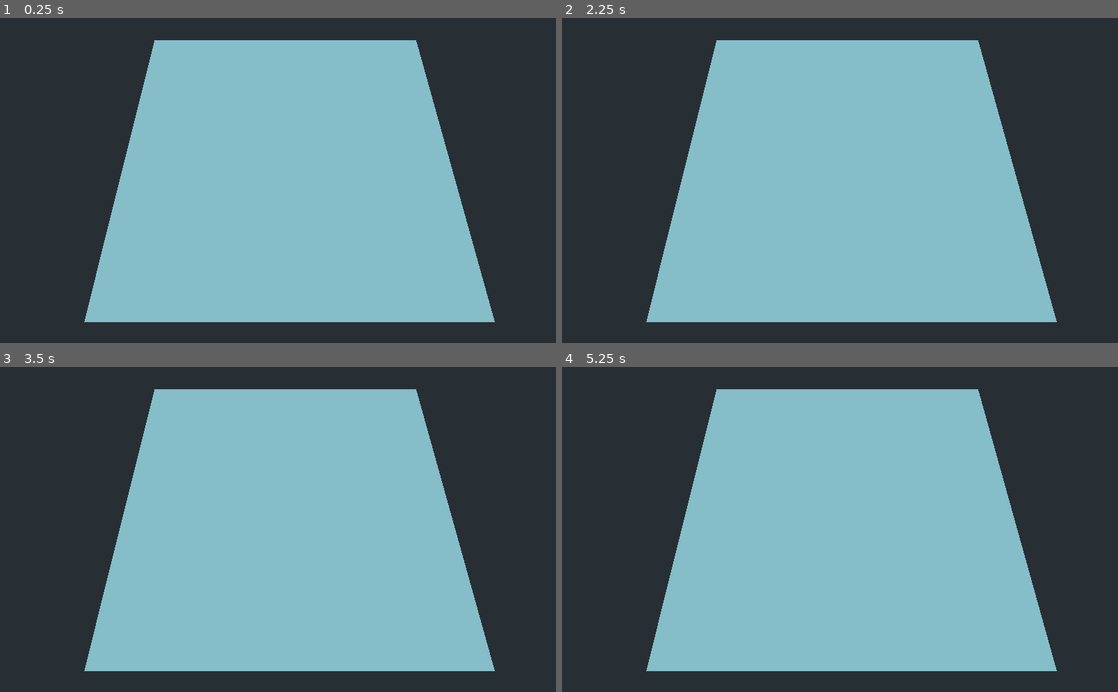
Above: before the commit, frames 1-4 (two rows, left to right).
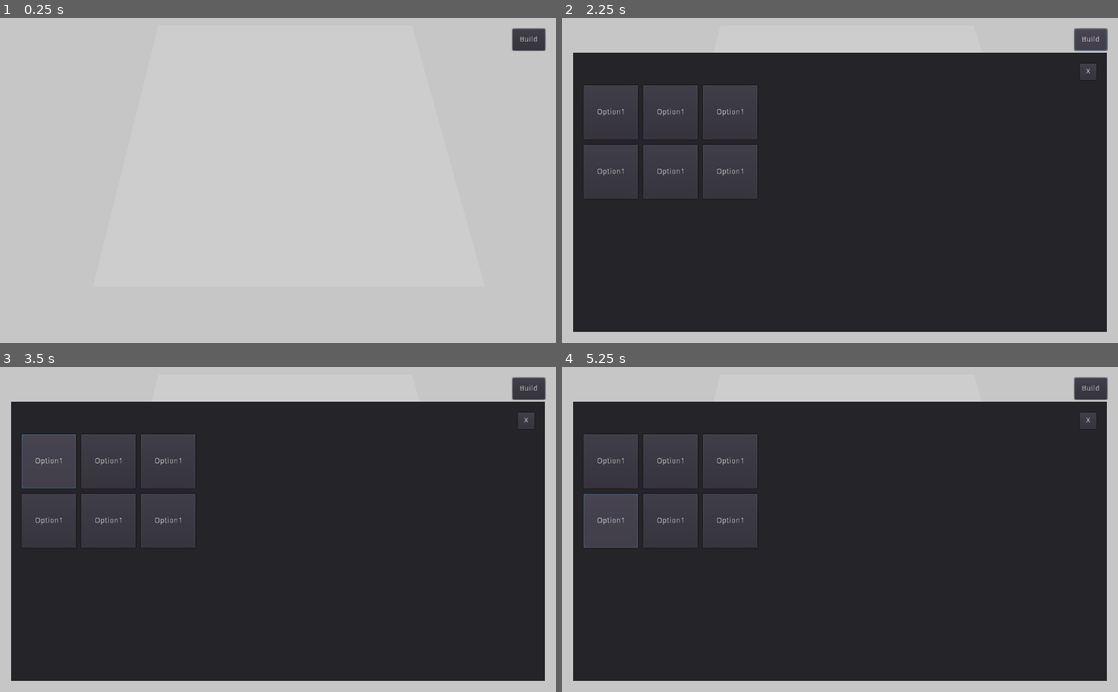
Above: after the commit, the same moments.

Repository: jamiebuckley/refactor-godot
Game: Godot game, scene res://Main.tscn
Same seed, same stepped clock (60 frames per second), same inputs: the game is played once before the commit and once after it.
Inputs (mouse positions are in pixels of both pictures, inside the frame that each line leads up to):
- Up to frame 1 (0.25 s): no input
- Up to frame 2 (2.25 s): click (1090, 40) at 0.5 s, where only the run after the commit has a clickable "Build"; click (1090, 70) at 1.25 s, where only the run after the commit has a clickable "X"; click (1090, 40) at 2 s, where only the run after the commit has a clickable "Build"
- Up to frame 3 (3.5 s): click (50, 461) at 2.75 s, where only the run after the commit has a clickable "Option1"
- Up to frame 4 (5.25 s): click (673, 461) at 3.5 s, where only the run after the commit has a clickable "Option1"; click (728, 461) at 4.25 s, where only the run after the commit has a clickable "Option1"; click (612, 519) at 5 s, where only the run after the commit has a clickable "Option1"

The runs differ from the first frame. In frame 1, 100% of the frame differs, in the area x 0-100%, y 0-100%; in frame 2, 69%; in frame 3, 70%; in frame 4, 70%.

Commit message:
Implemented 'picker' behaviour, tracking raycasted mouse

Diff:
--- /dev/null
+++ b/Assets/Textures/picker.svg
@@ -0,0 +1,90 @@
+<?xml version="1.0" encoding="UTF-8" standalone="no"?>
+<!-- Created with Inkscape (http://www.inkscape.org/) -->
+
+<svg
+   xmlns:dc="http://purl.org/dc/elements/1.1/"
+   xmlns:cc="http://creativecommons.org/ns#"
+   xmlns:rdf="http://www.w3.org/1999/02/22-rdf-syntax-ns#"
+   xmlns:svg="http://www.w3.org/2000/svg"
+   xmlns="http://www.w3.org/2000/svg"
+   xmlns:sodipodi="http://sodipodi.sourceforge.net/DTD/sodipodi-0.dtd"
+   xmlns:inkscape="http://www.inkscape.org/namespaces/inkscape"
+   width="512"
+   height="512"
+   viewBox="0 0 135.46666 135.46667"
+   version="1.1"
+   id="svg8"
+   inkscape:version="0.92.4 (unknown)"
+   sodipodi:docname="picker.svg"
+   inkscape:export-filename="/home/jamie/Code/Godot/refactor-godot/Assets/Textures/picker.png"
+   inkscape:export-xdpi="96"
+   inkscape:export-ydpi="96">
+  <defs
+     id="defs2">
+    <clipPath
+       clipPathUnits="userSpaceOnUse"
+       id="clipPath859">
+      <rect
+         style="opacity:1;fill:#4aaf5c;fill-opacity:1;stroke:none;stroke-width:1.32291663;stroke-miterlimit:4;stroke-dasharray:3.96874995, 1.32291665;stroke-dashoffset:50;stroke-opacity:1;paint-order:markers stroke fill"
+         id="rect861"
+         width="135.46666"
+         height="135.46666"
+         x="0"
+         y="161.53333"
+         ry="0.26458597" />
+    </clipPath>
+  </defs>
+  <sodipodi:namedview
+     id="base"
+     pagecolor="#ffffff"
+     bordercolor="#666666"
+     borderopacity="1.0"
+     inkscape:pageopacity="0.0"
+     inkscape:pageshadow="2"
+     inkscape:zoom="1.4"
+     inkscape:cx="206.21323"
+     inkscape:cy="256.92917"
+     inkscape:document-units="mm"
+     inkscape:current-layer="layer1"
+     showgrid="true"
+     units="px"
+     inkscape:window-width="1853"
+     inkscape:window-height="1016"
+     inkscape:window-x="67"
+     inkscape:window-y="27"
+     inkscape:window-maximized="1">
+    <inkscape:grid
+       type="xygrid"
+       id="grid815"
+       spacingx="0.52916666"
+       empspacing="8"
+       spacingy="0.52916666" />
+  </sodipodi:namedview>
+  <metadata
+     id="metadata5">
+    <rdf:RDF>
+      <cc:Work
+         rdf:about="">
+        <dc:format>image/svg+xml</dc:format>
+        <dc:type
+           rdf:resource="http://purl.org/dc/dcmitype/StillImage" />
+        <dc:title></dc:title>
+      </cc:Work>
+    </rdf:RDF>
+  </metadata>
+  <g
+     inkscape:label="Layer 1"
+     inkscape:groupmode="layer"
+     id="layer1"
+     transform="translate(0,-161.53332)">
+    <rect
+       style="opacity:1;fill:none;fill-opacity:1;stroke:#4de839;stroke-width:2.64583333;stroke-miterlimit:4;stroke-dasharray:7.9375,2.64583333;stroke-opacity:1;stroke-dashoffset:26.45833333;paint-order:markers stroke fill"
+       id="rect817"
+       width="135.46666"
+       height="135.46666"
+       x="0"
+       y="161.53333"
+       ry="0.26458597"
+       clip-path="url(#clipPath859)" />
+  </g>
+</svg>
--- /dev/null
+++ b/BuildModal.gd
@@ -0,0 +1,20 @@
+extends HBoxContainer
+
+# Declare member variables here. Examples:
+# var a = 2
+# var b = "text"
+
+# Called when the node enters the scene tree for the first time.
+func _ready():
+	pass # Replace with function body.
+
+# Called every frame. 'delta' is the elapsed time since the previous frame.
+#func _process(delta):
+#	pass
+
+func _on_BuildModalToggleButton_pressed():
+	self.visible = !self.visible
+
+
+func _on_BuildModalCloseButton_pressed():
+	self.visible = false
--- /dev/null
+++ b/BuildModalToggleButton.gd
@@ -0,0 +1,13 @@
+extends Button
+
+# Declare member variables here. Examples:
+# var a = 2
+# var b = "text"
+
+# Called when the node enters the scene tree for the first time.
+func _ready():
+	pass # Replace with function body.
+
+# Called every frame. 'delta' is the elapsed time since the previous frame.
+#func _process(delta):
+#	pass
--- a/Main.gd
+++ b/Main.gd
@@ -1,5 +1,27 @@
 extends Spatial
+
+var TILE_SIZE = 1
+
+var pickerScene = preload("res://Picker.tscn")
+var picker: Spatial;
 
 # Called when the node enters the scene tree for the first time.
 func _ready():
-	pass # Replace with function body.
+	picker = pickerScene.instance()
+	add_child(picker)
+
+func _process(delta):
+	var mousePos = get_viewport().get_mouse_position()
+	var ray_from = $Camera.project_ray_origin(mousePos)
+	var ray_to = ray_from + $Camera.project_ray_normal(mousePos) * 200
+
+	var space_state = get_world().direct_space_state
+	var result = space_state.intersect_ray(ray_from, ray_to, [], 0x7FFFFFFF, true, true)
+	if result:
+		var position = result.position
+		var xToTile = floor(position.x / TILE_SIZE) * TILE_SIZE  + (picker.scale.x / 2)
+		var zToTile = floor(position.z / TILE_SIZE) * TILE_SIZE  + (picker.scale.z / 2)
+		picker.visible = true
+		picker.translation = Vector3(xToTile, position.y, zToTile)
+	else:
+		picker.visible = false
--- a/Main.tscn
+++ b/Main.tscn
@@ -1,11 +1,20 @@
-[gd_scene load_steps=4 format=2]
+[gd_scene load_steps=7 format=2]
 
 [ext_resource path="res://Main.gd" type="Script" id=1]
+[ext_resource path="res://UI.tscn" type="PackedScene" id=2]
 
 [sub_resource type="QuadMesh" id=1]
 
-[sub_resource type="SpatialMaterial" id=2]
-albedo_color = Color( 0.819608, 0.901961, 0.85098, 1 )
+[sub_resource type="SpatialMaterial" id=4]
+albedo_color = Color( 0.8, 0.8, 0.8, 1 )
+
+[sub_resource type="BoxShape" id=3]
+extents = Vector3( 0.5, 0.5, 0.1 )
+
+[sub_resource type="Environment" id=5]
+background_mode = 1
+background_color = Color( 0.780392, 0.780392, 0.780392, 1 )
+ambient_light_color = Color( 1, 1, 1, 1 )
 
 [node name="RootSpatial" type="Spatial"]
 script = ExtResource( 1 )
@@ -13,9 +22,20 @@
 [node name="MeshInstance" type="MeshInstance" parent="."]
 transform = Transform( 10, 0, 0, 0, -4.37114e-07, 1, 0, -10, -4.37114e-08, 0, 0, 0 )
 mesh = SubResource( 1 )
-material/0 = SubResource( 2 )
+material/0 = SubResource( 4 )
+
+[node name="Area" type="Area" parent="MeshInstance"]
+
+[node name="CollisionShape" type="CollisionShape" parent="MeshInstance/Area"]
+transform = Transform( 1, 0, 0, 0, 1, -4.44089e-16, 0, 0, 1, 0, 0, 0 )
+shape = SubResource( 3 )
 
 [node name="Camera" type="Camera" parent="."]
-transform = Transform( 1, 0, 0, 0, 0.469562, 0.8829, 0, -0.8829, 0.469562, -0.281141, 8.88606, 5.82085 )
+transform = Transform( 1, 0, 0, 0, 0.469562, 0.8829, 0, -0.8829, 0.469562, -0.281141, 8.88606, 6.64805 )
 current = true
 fov = 51.4
+
+[node name="UI" parent="." instance=ExtResource( 2 )]
+
+[node name="WorldEnvironment" type="WorldEnvironment" parent="."]
+environment = SubResource( 5 )
--- /dev/null
+++ b/Picker.tscn
@@ -0,0 +1,16 @@
+[gd_scene load_steps=4 format=2]
+
+[ext_resource path="res://Assets/Textures/picker.png" type="Texture" id=1]
+
+[sub_resource type="QuadMesh" id=1]
+
+[sub_resource type="SpatialMaterial" id=2]
+flags_transparent = true
+albedo_texture = ExtResource( 1 )
+
+[node name="Spatial" type="Spatial"]
+
+[node name="MeshInstance" type="MeshInstance" parent="."]
+transform = Transform( 1, 0, 0, 0, -4.37114e-08, 1, 0, -1, -4.37114e-08, 0, 0, 0 )
+mesh = SubResource( 1 )
+material/0 = SubResource( 2 )
--- /dev/null
+++ b/UI.tscn
@@ -0,0 +1,140 @@
+[gd_scene load_steps=5 format=2]
+
+[ext_resource path="res://BuildModalToggleButton.gd" type="Script" id=1]
+[ext_resource path="res://BuildModal.gd" type="Script" id=2]
+
+[sub_resource type="Theme" id=1]
+
+[sub_resource type="Theme" id=2]
+
+[node name="MarginContainer" type="MarginContainer"]
+anchor_right = 1.0
+anchor_bottom = 1.0
+size_flags_horizontal = 2
+custom_constants/margin_right = 20
+custom_constants/margin_top = 20
+custom_constants/margin_left = 20
+custom_constants/margin_bottom = 20
+
+[node name="VBoxContainer" type="VBoxContainer" parent="."]
+margin_left = 20.0
+margin_top = 20.0
+margin_right = 1004.0
+margin_bottom = 580.0
+
+[node name="HBoxContainer" type="HBoxContainer" parent="VBoxContainer"]
+editor/display_folded = true
+margin_right = 984.0
+margin_bottom = 40.0
+alignment = 2
+
+[node name="BuildModalToggleButton" type="Button" parent="VBoxContainer/HBoxContainer"]
+margin_left = 924.0
+margin_right = 984.0
+margin_bottom = 40.0
+rect_min_size = Vector2( 60, 40 )
+size_flags_stretch_ratio = 0.0
+theme = SubResource( 1 )
+text = "Build"
+script = ExtResource( 1 )
+
+[node name="BuildModal" type="HBoxContainer" parent="VBoxContainer"]
+editor/display_folded = true
+visible = false
+margin_top = 44.0
+margin_right = 984.0
+margin_bottom = 560.0
+size_flags_horizontal = 3
+size_flags_vertical = 3
+script = ExtResource( 2 )
+
+[node name="Panel" type="Panel" parent="VBoxContainer/BuildModal"]
+margin_right = 984.0
+margin_bottom = 516.0
+size_flags_horizontal = 3
+size_flags_vertical = 3
+theme = SubResource( 2 )
+
+[node name="MarginContainer" type="MarginContainer" parent="VBoxContainer/BuildModal/Panel"]
+anchor_right = 1.0
+anchor_bottom = 1.0
+size_flags_horizontal = 3
+custom_constants/margin_right = 20
+custom_constants/margin_top = 20
+custom_constants/margin_left = 20
+custom_constants/margin_bottom = 20
+
+[node name="VBoxContainer" type="VBoxContainer" parent="VBoxContainer/BuildModal/Panel/MarginContainer"]
+margin_left = 20.0
+margin_top = 20.0
+margin_right = 964.0
+margin_bottom = 496.0
+custom_constants/separation = 10
+
+[node name="HBoxContainer" type="HBoxContainer" parent="VBoxContainer/BuildModal/Panel/MarginContainer/VBoxContainer"]
+margin_right = 944.0
+margin_bottom = 30.0
+size_flags_horizontal = 3
+alignment = 2
+
+[node name="BuildModalCloseButton" type="Button" parent="VBoxContainer/BuildModal/Panel/MarginContainer/VBoxContainer/HBoxContainer"]
+margin_left = 914.0
+margin_right = 944.0
+margin_bottom = 30.0
+rect_min_size = Vector2( 30, 30 )
+text = "X"
+
+[node name="GridContainer" type="GridContainer" parent="VBoxContainer/BuildModal/Panel/MarginContainer/VBoxContainer"]
+margin_top = 40.0
+margin_right = 944.0
+margin_bottom = 476.0
+size_flags_horizontal = 3
+size_flags_vertical = 3
+custom_constants/vseparation = 10
+custom_constants/hseparation = 10
+columns = 3
+
+[node name="Button" type="Button" parent="VBoxContainer/BuildModal/Panel/MarginContainer/VBoxContainer/GridContainer"]
+margin_right = 100.0
+margin_bottom = 100.0
+rect_min_size = Vector2( 100, 100 )
+text = "Option1"
+
+[node name="Button4" type="Button" parent="VBoxContainer/BuildModal/Panel/MarginContainer/VBoxContainer/GridContainer"]
+margin_left = 110.0
+margin_right = 210.0
+margin_bottom = 100.0
+rect_min_size = Vector2( 100, 100 )
+text = "Option1"
+
+[node name="Button2" type="Button" parent="VBoxContainer/BuildModal/Panel/MarginContainer/VBoxContainer/GridContainer"]
+margin_left = 220.0
+margin_right = 320.0
+margin_bottom = 100.0
+rect_min_size = Vector2( 100, 100 )
+text = "Option1"
+
+[node name="Button6" type="Button" parent="VBoxContainer/BuildModal/Panel/MarginContainer/VBoxContainer/GridContainer"]
+margin_top = 110.0
+margin_right = 100.0
+margin_bottom = 210.0
+rect_min_size = Vector2( 100, 100 )
+text = "Option1"
+
+[node name="Button3" type="Button" parent="VBoxContainer/BuildModal/Panel/MarginContainer/VBoxContainer/GridContainer"]
+margin_left = 110.0
+margin_top = 110.0
+margin_right = 210.0
+margin_bottom = 210.0
+rect_min_size = Vector2( 100, 100 )
+text = "Option1"
+
+[node name="Button5" type="Button" parent="VBoxContainer/BuildModal/Panel/MarginContainer/VBoxContainer/GridContainer"]
+margin_left = 220.0
+margin_top = 110.0
+margin_right = 320.0
+margin_bottom = 210.0
+rect_min_size = Vector2( 100, 100 )
+text = "Option1"
+[connection signal="pressed" from="VBoxContainer/HBoxContainer/BuildModalToggleButton" to="VBoxContainer/BuildModal" method="_on_BuildModalToggleButton_pressed"]
+[connection signal="pressed" from="VBoxContainer/BuildModal/Panel/MarginContainer/VBoxContainer/HBoxContainer/BuildModalCloseButton" to="VBoxContainer/BuildModal" method="_on_BuildModalCloseButton_pressed"]
--- a/project.godot
+++ b/project.godot
@@ -17,8 +17,10 @@
 
 config/name="Refactor1"
 run/main_scene="res://Main.tscn"
+boot_splash/bg_color=Color( 1, 1, 1, 1 )
 config/icon="res://icon.png"
 
 [rendering]
 
+environment/default_clear_color=Color( 1, 1, 1, 1 )
 environment/default_environment="res://default_env.tres"
Binary file added: Assets/Textures/picker.png
Not shown, added: Assets/Textures/picker.png.import
Not shown, added: Assets/Textures/picker.svg.import
